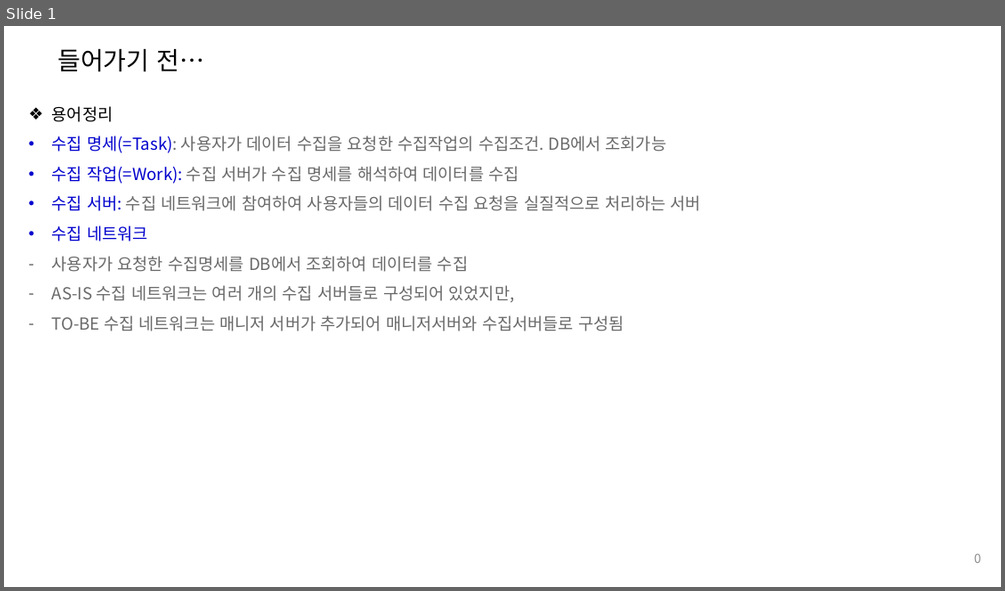
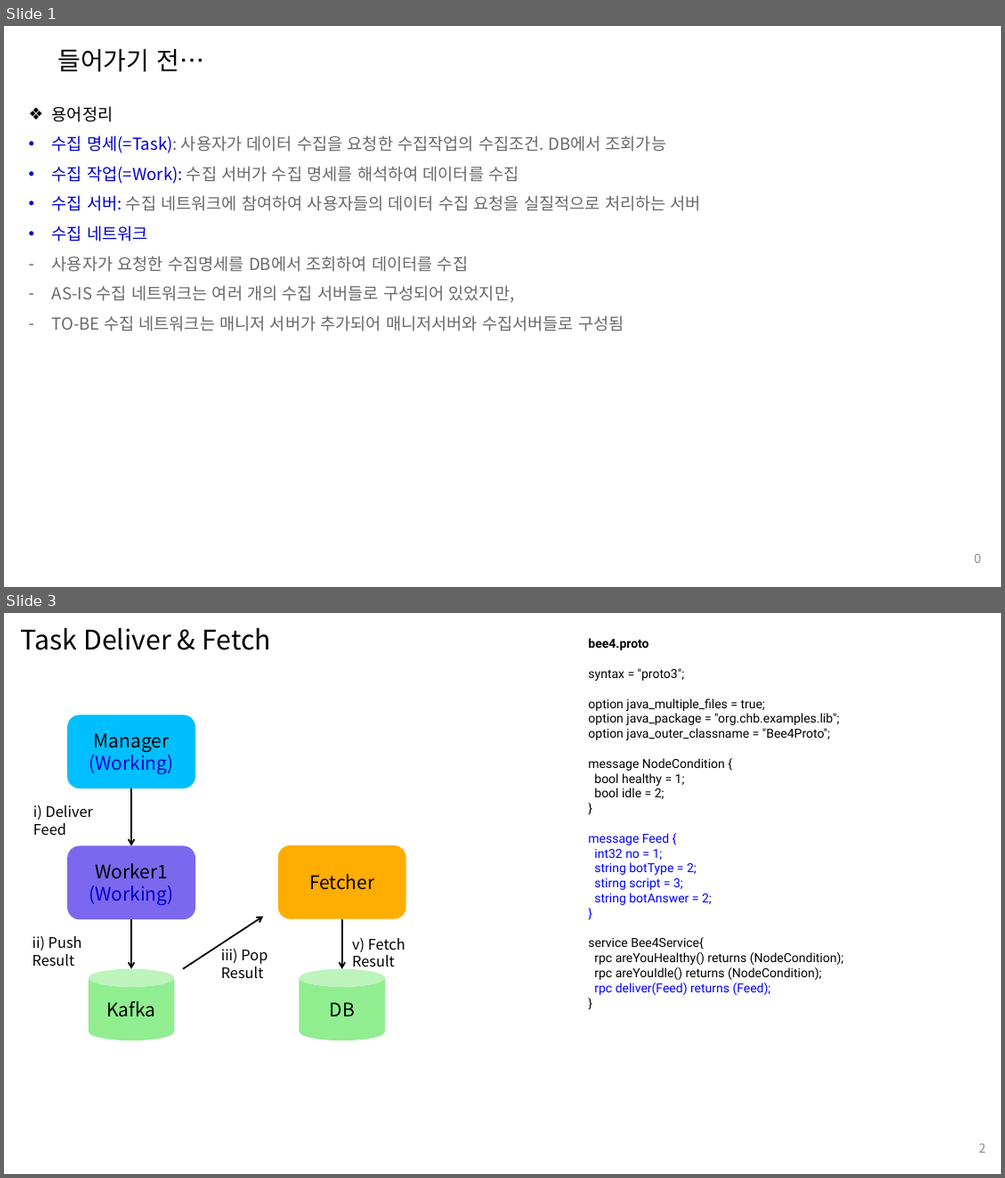
Before and after one commit to cerulean85/Sophia, a slide deck: Toy-project/bee4설계_진행중.pptx. Shown one above the other, each under a label of ours: slide 1 before the commit, slides 1 and 3 after it; the slides between them are not shown. The pictures are 1005x591 and 1005x1178 pixels, drawn with LibreOffice and Linux fonts; fonts in the diff are those of the drawing. Boxes give left, top, right and bottom in pixels: in the first picture for what was removed or moved away, otherwise in the second. Text is boxed around its words. In the diff, an @@ line names an element or a change of style, - is before the commit and + after.

```diff
--- a/Toy-project/bee4설계_진행중.pptx
+++ b/Toy-project/bee4설계_진행중.pptx
@@ slide 3 added at (4,613,1001,1174), background #FFFFFF @@
@@ text added at (21,628,271,650), 26 pt, text #000000 @@
+Task Deliver & Fetch
@@ text added at (588,638,844,995), 12 pt, text #000000 @@
+bee4.proto
+syntax = "proto3";
+option java_multiple_files = true;
+option java_package = "org.chb.examples.lib";
+option java_outer_classname = "Bee4Proto";
+message NodeCondition {
+bool healthy = 1;
+bool idle = 2;
+}
+message Feed {
+int32 no = 1;
+string botType = 2;
+stirng script = 3;
+string botAnswer = 2;
+}
+service Bee4Service{
+rpc areYouHealthy() returns (NodeCondition);
+rpc areYouIdle() returns (NodeCondition);
+rpc deliver(Feed) returns (Feed);
+}
@@ rounded rectangle added at (67,714,195,788), fill #00BFFF, 18 pt, text #0000CD @@
+Manager
+(Working)
@@ arrow added from (131, 788) to (131, 845), #000000 1.5 pt @@
@@ text added at (33,804,93,835), 14 pt, text #000000 @@
+i) Deliver Feed
@@ rounded rectangle added at (67,845,195,919), fill #7B68EE, 18 pt, text #0000CD @@
+Worker1
+(Working)
@@ rounded rectangle added at (278,845,405,919), fill #FFAD01, 18 pt, text #000000 @@
+Fetcher
@@ arrow added from (131, 919) to (131, 969), #000000 1.5 pt @@
@@ arrow added from (183, 969) to (264, 916), #000000 1.5 pt @@
@@ arrow added from (342, 919) to (342, 969), #000000 1.5 pt @@
@@ text added at (32,936,82,966), 14 pt, text #000000 @@
+ii) Push Result
@@ text added at (221,948,267,979), 14 pt, text #000000 @@
+iii) Pop Result
@@ text added at (352,938,405,972), 14 pt, text #000000 @@
+v) Fetch Result
@@ cylinder added at (89,969,175,1041), fill #90EE90, 18 pt, text #000000 @@
+Kafka
@@ cylinder added at (299,969,386,1041), fill #90EE90, 18 pt, text #000000 @@
+DB
@@ page number added at (979,1143,986,1152), 12 pt, text #8C8C8C @@
+2
```
Also in this commit, not shown: 1 other slide added, 1 other file.
